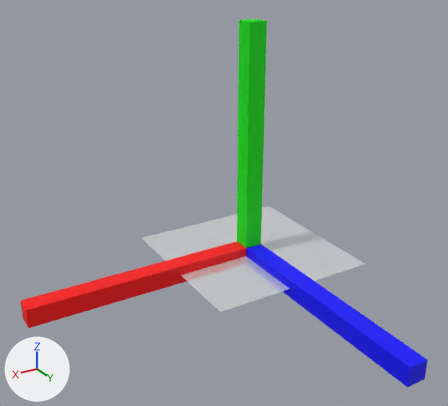
The OBJ model src/LorrisAnalyzer/DataWidgets/GLWidget/default.obj: old version first, new version second.
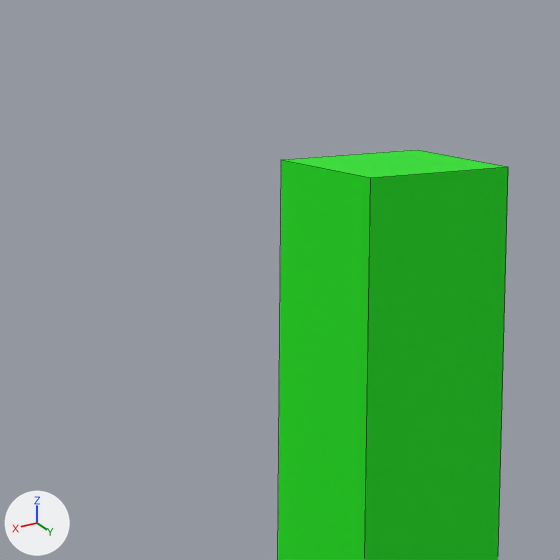
The first picture shows the older version from a camera (50 mm lens) standing at (3.78, 5.71, 3.57) and looking at (0.91, 0.92, 1.18). The close-ups show both versions on the part from 46% to 61% of the width and 0% to 17% of the height of that picture; other places that the commit changed are outside them. The lights are fixed; the arrows at lower left show +X, +Y and +Z. The close-ups show mesh edges as thin lines. Where no turn or scale is listed for an object, it has been applied to the vertices.

In view in the first close-up: 'Cube.002_Cube.005'.
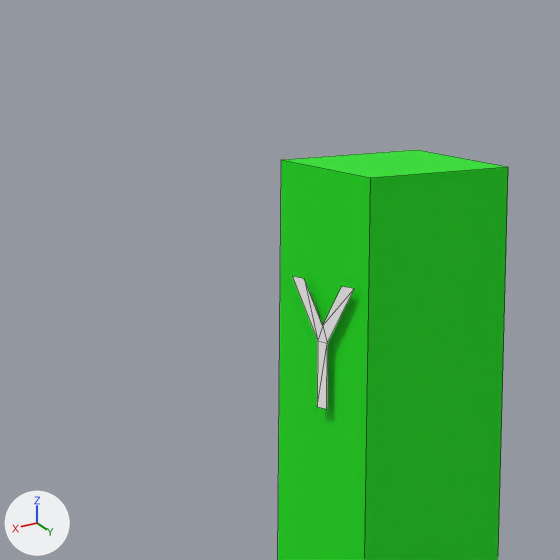
Location of each change, (x1, y1, x2, y2) in pixels of the close-ups (560 x 560 px):
'Text.002', added
    after: (292, 276, 354, 409)

Patch to the scene script:
```diff
--- a/src/LorrisAnalyzer/DataWidgets/GLWidget/default.obj.py
+++ b/src/LorrisAnalyzer/DataWidgets/GLWidget/default.obj.py
@@ mat_material_001 @@
+mat_material_001 = principled_material('Material.001')
+mat_material_001.base_color = (1.0, 1.0, 1.0)  # white #ffffff
+mat_material_001.roughness = 0.69
@@ me_text_002 @@
+me_text_002.from_pydata([(0.119, 0.016, 2.551), (0.12, -0.028, 2.606), (0.121, -0.056, 2.606), (0.119, 0.005, 2.531), (0.119, 0.005, 2.446), (0.118, 0.029, 2.446), (0.118, 0.028, 2.531), (0.117, 0.087, 2.607), (0.117, 0.059, 2.607)], [], [(3, 1, 2), (3, 0, 1), (0, 7, 8), (0, 6, 7), (6, 0, 3), (4, 6, 3), (4, 5, 6)])
+me_text_002.materials.append(mat_material_001)  # white #ffffff
@@ ob_text_002 @@
+ob_text_002 = bpy.data.objects.new('Text.002', me_text_002)
+ob_text_002.location = (0.0, 0.0, 0.0)
```
